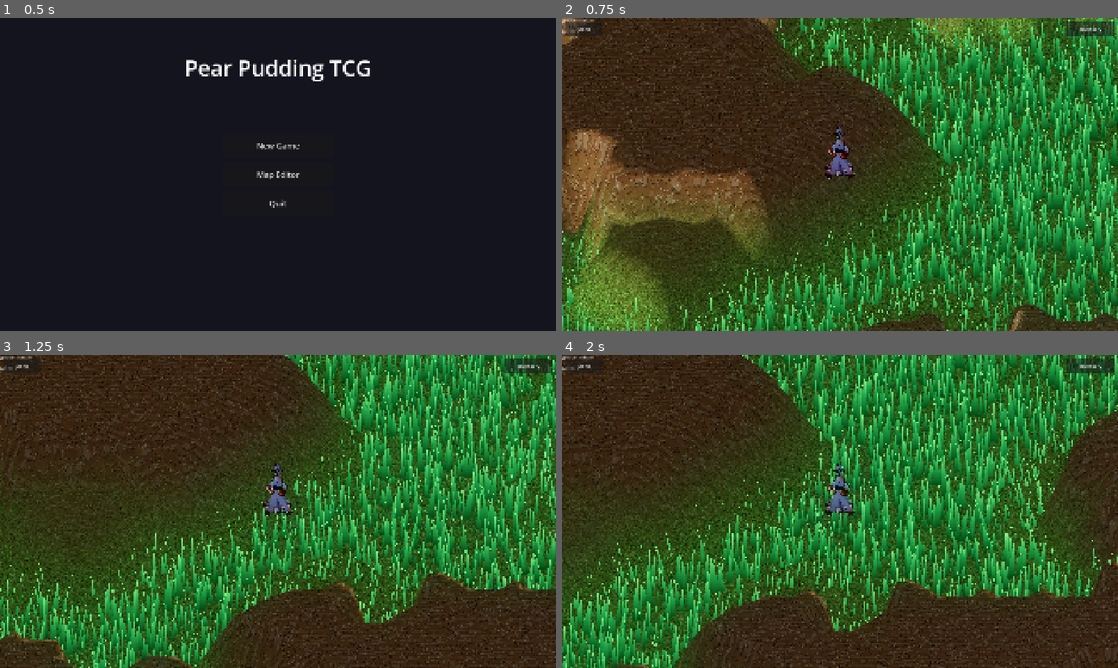
Above: before the commit, frames 1-4 (two rows, left to right).
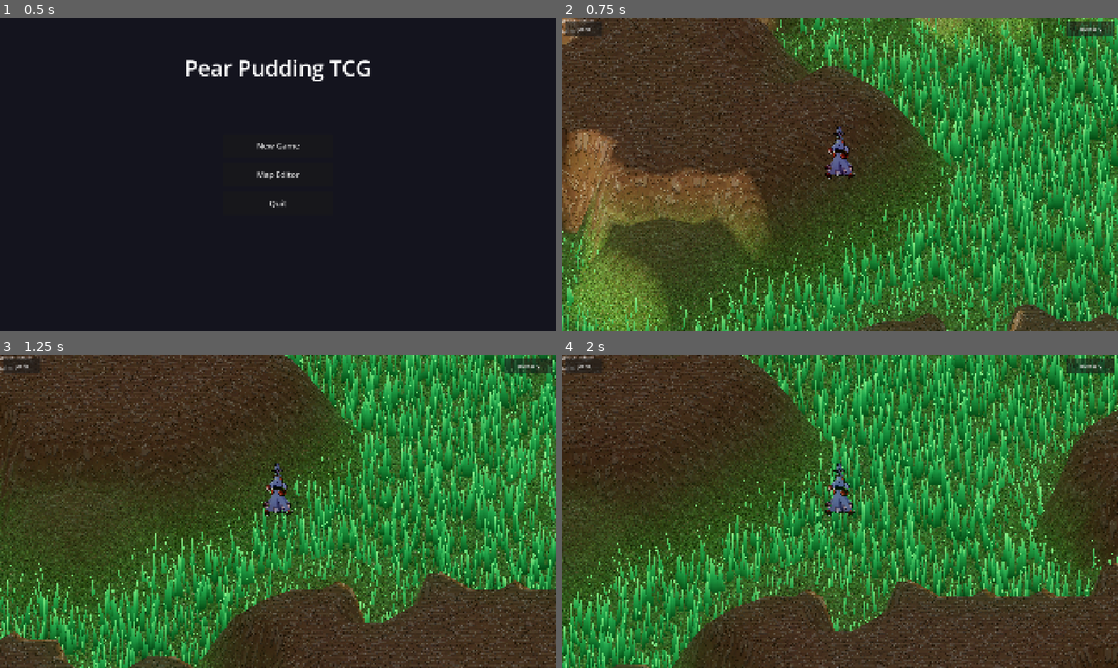
Above: after the commit, the same moments.

Repository: ChrisPauly97/pear-pudding-godot
Game: Godot game, scene res://scenes/ui/MenuScene.tscn
The game is run twice, just before and just after one commit, with the same random seed, the same clock (stepped at 60 frames per second) and the same inputs.
Inputs (mouse positions are in pixels of both pictures, inside the frame that each line leads up to):
- Up to frame 1 (0.5 s): no input
- Up to frame 2 (0.75 s): click "New Game" at 0.5 s
- Up to frame 3 (1.25 s): no input
- Up to frame 4 (2 s): tap Enter at 1.25 s; move the mouse to (962, 495) at 1.27 s; hold D (move_right) from 1.28 s (still down); hold E (interact) from 1.28 s (still down); click (962, 495) at 1.42 s; tap Space (jump) at 1.52 s

Frame 1 is identical in both runs. In frame 2, less than 0.1% of the frame differs, in the area x 6-89%, y 6-95%; in frame 3, less than 0.1%; in frame 4, less than 0.1%, in the area x 8-89%, y 10-100%.

Commit message:
Add fill light and lower shadow opacity to eliminate black shadows
- shadow_opacity dropped to 0.2 for even lighter directional shadows
- Add unshadowed fill DirectionalLight3D (sky-blue, 0.5 energy) from
  above-opposite angle — guarantees shadow areas receive visible fill
  light on all renderers including mobile GLES3

https://claude.ai/code/session_01FxHYhx4zQYNtvF9fLcgBis

Diff:
--- a/scenes/world/WorldScene.gd
+++ b/scenes/world/WorldScene.gd
@@ -88,6 +88,7 @@
 @onready var _coin_label: Label = $HUD/CoinLabel
 @onready var _sun: DirectionalLight3D = $DirectionalLight3D
 @onready var _moon: DirectionalLight3D = $MoonLight
+var _fill_light: DirectionalLight3D
 
 var _dialogue_label: Label
 var _dialogue_timer: float = 0.0
@@ -119,10 +120,17 @@
 	_world_env = WorldEnvironment.new()
 	_world_env.environment = env
 	add_child(_world_env)
+	# Fill light: soft sky-blue from above-opposite, no shadows, lifts black areas
+	_fill_light = DirectionalLight3D.new()
+	_fill_light.light_color = Color(0.55, 0.65, 0.85)
+	_fill_light.light_energy = 0.5
+	_fill_light.shadow_enabled = false
+	_fill_light.rotation_degrees = Vector3(60.0, 45.0, 0.0)
+	add_child(_fill_light)
 
 func _ready() -> void:
 	_setup_environment()
-	_sun.shadow_opacity = 0.65
+	_sun.shadow_opacity = 0.2
 	_tile_meshes = Node3D.new()
 	_tile_meshes.name = "TileGrid"
 	add_child(_tile_meshes)
